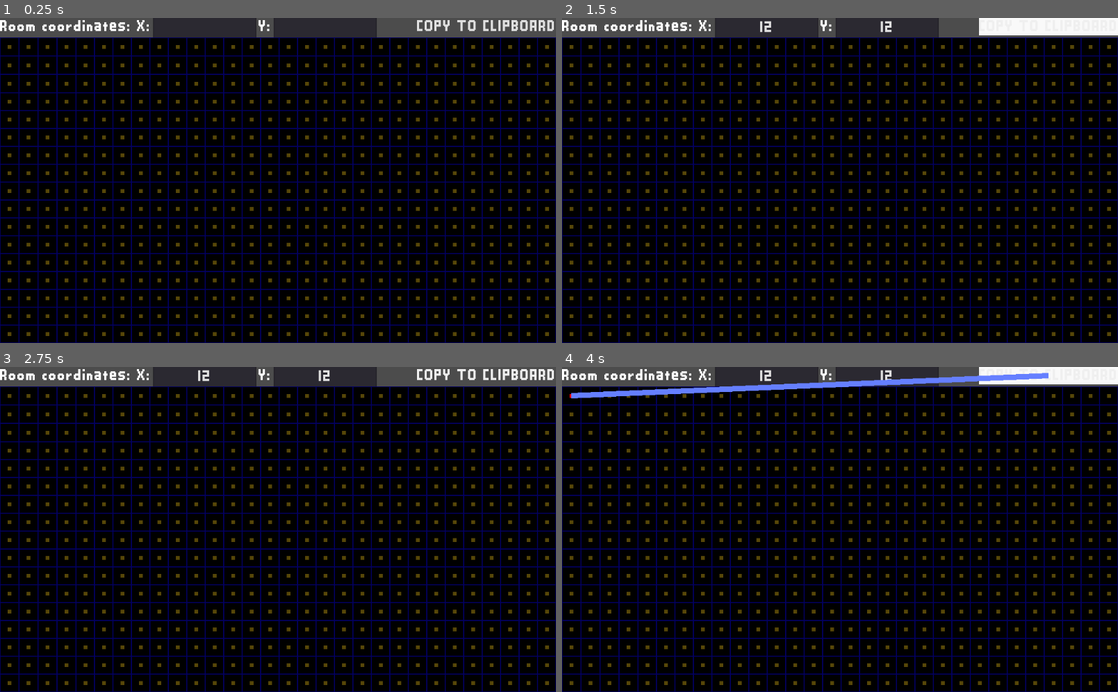
Above: before the commit, frames 1-4 (two rows, left to right).
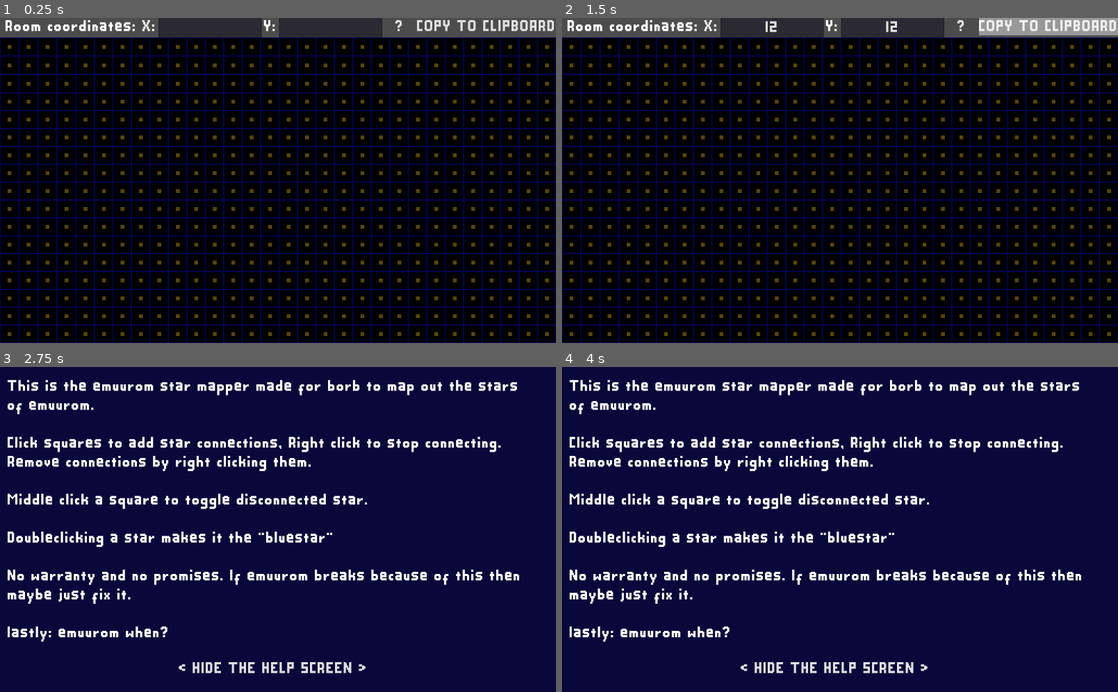
Above: after the commit, the same moments.

Repository: jiisloth/EmuuromStarMapper
Game: Godot game, scene res://Main.tscn
Two runs of this game, one before a commit and one after it. Both use one fixed random seed, a clock stepped at 60 frames per second and the inputs below.
Inputs (mouse positions are in pixels of both pictures, inside the frame that each line leads up to):
- Up to frame 1 (0.25 s): no input
- Up to frame 2 (1.5 s): click (767, 27) at 0.52 s; type "12" at 0.6 s; click (884, 27) at 0.75 s; type "12" at 0.83 s; click "COPY TO CLIPBOARD" at 1.25 s
- Up to frame 3 (2.75 s): click (400, 376) at 2 s, where only the run after the commit has a clickable "?"
- Up to frame 4 (4 s): click (573, 396) at 2.77 s; click "COPY TO CLIPBOARD" at 3.5 s

The runs differ from the first frame. In frame 1, 0.8% of the frame differs, in the area x 0-73%, y 0-6%; in frame 2, 1.9%; in frame 3, 95%, in the area x 0-100%, y 0-100%; in frame 4, 95%.

Commit message:
Added web build

Diff:
--- a/Line.tscn
+++ b/Line.tscn
@@ -25,4 +25,19 @@
 custom_styles/normal = SubResource( 2 )
 button_mask = 2
 
+[node name="Control" type="Control" parent="Button"]
+anchor_left = 1.0
+anchor_top = 0.5
+anchor_right = 1.0
+anchor_bottom = 0.5
+
+[node name="Node2D" type="Node2D" parent="Button/Control"]
+position = Vector2( -1, 0 )
+rotation = 2.35619
+
+[node name="ColorRect" type="ColorRect" parent="Button/Control/Node2D"]
+margin_right = 8.0
+margin_bottom = 8.0
+color = Color( 1, 0.960784, 0, 1 )
+
 [connection signal="pressed" from="Button" to="." method="_on_Button_pressed"]
--- a/Main.gd
+++ b/Main.gd
@@ -34,8 +34,8 @@
     $Line2D.add_point(get_viewport().get_mouse_position())
 
 func _ready():
-    for x in gridsize.x:
-        for y in gridsize.y:
+    for y in gridsize.y:
+        for x in gridsize.x:
             var s = Square.instance()
             s.pos = Vector2(x,y)
             $Box/Grid.add_child(s)
@@ -65,6 +65,9 @@
                     squares.append(to)
             if not square in squares:
                 squares.append(square)
+        if square.extrastar:
+            if not square in squares:
+                squares.append(square)
     for square in squares:
         if square.bluestar:
             bluestar = index
@@ -81,6 +84,7 @@
     for line in connects:
         linesline += "{"+str(line.x)+","+str(line.y)+"},"
     linesline += "},"
+    print("--------------------")
     print(starline)
     print(linesline)
     text = starline + "\n" + linesline
@@ -105,3 +109,11 @@
         roomoffset.y = abs(int(new_text))-1
     else:
         $Box/HBoxContainer/Label4/Y.text = ""
+
+
+func _on_hidehelp_pressed():
+    $Help.hide()
+
+
+func _on_Help_pressed():
+    $Help.show()
--- a/Main.tscn
+++ b/Main.tscn
@@ -23,6 +23,8 @@
 Button/styles/normal = SubResource( 1 )
 Button/styles/pressed = SubResource( 1 )
 
+[sub_resource type="StyleBoxFlat" id=5]
+
 [node name="Main" type="CanvasLayer"]
 script = ExtResource( 1 )
 Square = ExtResource( 2 )
@@ -39,14 +41,14 @@
 size_flags_horizontal = 3
 
 [node name="Label" type="Label" parent="Box/HBoxContainer"]
-margin_right = 278.0
+margin_right = 288.0
 margin_bottom = 32.0
 size_flags_vertical = 3
-text = "Room coordinates: X:"
+text = " Room coordinates: X:"
 
 [node name="Label3" type="Label" parent="Box/HBoxContainer"]
-margin_left = 282.0
-margin_right = 472.0
+margin_left = 292.0
+margin_right = 482.0
 margin_bottom = 32.0
 size_flags_vertical = 3
 text = "                   "
@@ -60,15 +62,15 @@
 align = 1
 
 [node name="Label2" type="Label" parent="Box/HBoxContainer"]
-margin_left = 476.0
-margin_right = 500.0
+margin_left = 486.0
+margin_right = 510.0
 margin_bottom = 32.0
 size_flags_vertical = 3
 text = "Y:"
 
 [node name="Label4" type="Label" parent="Box/HBoxContainer"]
-margin_left = 504.0
-margin_right = 694.0
+margin_left = 514.0
+margin_right = 704.0
 margin_bottom = 32.0
 size_flags_vertical = 3
 text = "                   "
@@ -81,19 +83,19 @@
 size_flags_horizontal = 3
 align = 1
 
-[node name="Label5" type="Label" parent="Box/HBoxContainer"]
-margin_left = 698.0
+[node name="Help" type="Button" parent="Box/HBoxContainer"]
+margin_left = 708.0
 margin_right = 764.0
 margin_bottom = 32.0
 size_flags_horizontal = 3
-size_flags_vertical = 3
-text = " "
-align = 2
+custom_styles/hover = SubResource( 5 )
+text = "?"
 
-[node name="Button" type="Button" parent="Box/HBoxContainer"]
+[node name="Clipboard" type="Button" parent="Box/HBoxContainer"]
 margin_left = 768.0
 margin_right = 1024.0
 margin_bottom = 32.0
+custom_styles/hover = SubResource( 5 )
 text = "COPY TO CLIPBOARD"
 
 [node name="Grid" type="GridContainer" parent="Box"]
@@ -109,6 +111,48 @@
 
 [node name="Line2D" type="Line2D" parent="."]
 
+[node name="Help" type="ColorRect" parent="."]
+visible = false
+anchor_right = 1.0
+anchor_bottom = 1.0
+theme = SubResource( 3 )
+color = Color( 0.0431373, 0.0352941, 0.231373, 1 )
+
+[node name="Label" type="Label" parent="Help"]
+anchor_right = 1.0
+anchor_bottom = 1.0
+margin_left = 14.0
+margin_top = 20.0
+margin_right = -33.0
+margin_bottom = -27.0
+text = "This is the emuurom star mapper made for borb to map out the stars of emuurom.
+
+Click squares to add star connections, Right click to stop connecting.
+Remove connections by right clicking them.
+
+Middle click a square to toggle disconnected star.
+
+Doubleclicking a star makes it the \"bluestar\"
+
+No warranty and no promises. If emuurom breaks because of this then maybe just fix it.
+
+lastly: emuurom when?
+"
+autowrap = true
+
+[node name="hidehelp" type="Button" parent="Help/Label"]
+anchor_left = 0.5
+anchor_top = 1.0
+anchor_right = 0.5
+anchor_bottom = 1.0
+margin_left = -20.0
+margin_top = -32.0
+margin_right = 20.0
+grow_horizontal = 2
+text = "< HIDE THE HELP SCREEN >"
+
 [connection signal="text_changed" from="Box/HBoxContainer/Label3/X" to="." method="_on_X_text_changed"]
 [connection signal="text_changed" from="Box/HBoxContainer/Label4/Y" to="." method="_on_Y_text_changed"]
-[connection signal="pressed" from="Box/HBoxContainer/Button" to="." method="_on_Button_pressed"]
+[connection signal="pressed" from="Box/HBoxContainer/Help" to="." method="_on_Help_pressed"]
+[connection signal="pressed" from="Box/HBoxContainer/Clipboard" to="." method="_on_Button_pressed"]
+[connection signal="pressed" from="Help/Label/hidehelp" to="." method="_on_hidehelp_pressed"]
--- a/Square.gd
+++ b/Square.gd
@@ -4,8 +4,10 @@
 var selected =  false
 var bluestar =  false
 var pos = Vector2()
+var extrastar = false
 
 func _on_Button_pressed():
+    print(pos)
     get_parent().get_parent().get_parent().select_square(self)
     selected = true
 
@@ -16,9 +18,10 @@
     else:
         $Lines/Back.color = Color("#000000")
 
-
     if selected:
         $ColorRect.color = Color("#ff0000")
+    elif extrastar:
+        $ColorRect.color = Color("#fff500")
     else:
         $ColorRect.color = Color("#584809")
 
@@ -34,3 +37,7 @@
 func disconnect_square(s):
     if s in connects_to:
         connects_to.erase(s)
+
+
+func _on_Button2_pressed():
+    extrastar = !extrastar
--- a/Square.tscn
+++ b/Square.tscn
@@ -77,4 +77,14 @@
 margin_bottom = 5.0
 custom_fonts/font = SubResource( 5 )
 
+[node name="Button2" type="Button" parent="ColorRect/Button"]
+modulate = Color( 1, 1, 1, 0 )
+anchor_right = 1.0
+anchor_bottom = 1.0
+mouse_filter = 1
+mouse_default_cursor_shape = 2
+custom_fonts/font = SubResource( 5 )
+button_mask = 4
+
 [connection signal="pressed" from="ColorRect/Button" to="." method="_on_Button_pressed"]
+[connection signal="pressed" from="ColorRect/Button/Button2" to="." method="_on_Button2_pressed"]
Binary file added: EmuuromStarMapper.apple-touch-icon.png
Not shown, added: EmuuromStarMapper.apple-touch-icon.png.import
Binary file added: EmuuromStarMapper.icon.png
Not shown, added: EmuuromStarMapper.icon.png.import
Binary file added: EmuuromStarMapper.png
Not shown, added: EmuuromStarMapper.png.import
Not shown: 1 places in Main.tscn that only renumber resources
Not shown, added: EmuuromStarMapper.audio.worklet.js
Not shown, changed: EmuuromStarMapper.exe
Not shown, added: EmuuromStarMapper.html
Not shown, added: EmuuromStarMapper.js
Not shown, added: EmuuromStarMapper.pck
(and 1 more such lines)
